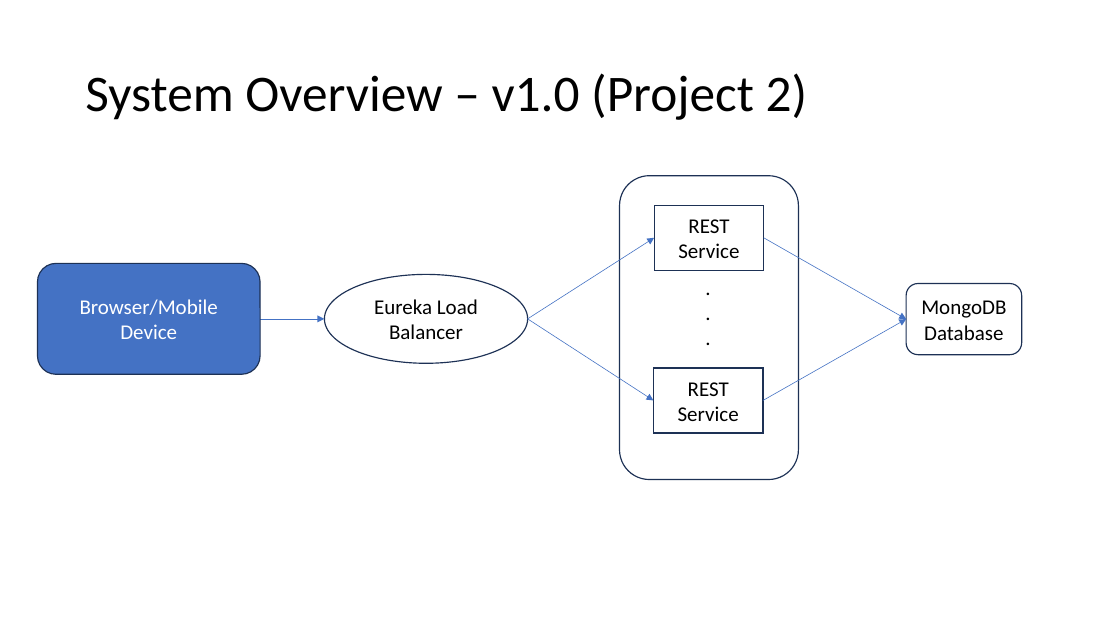
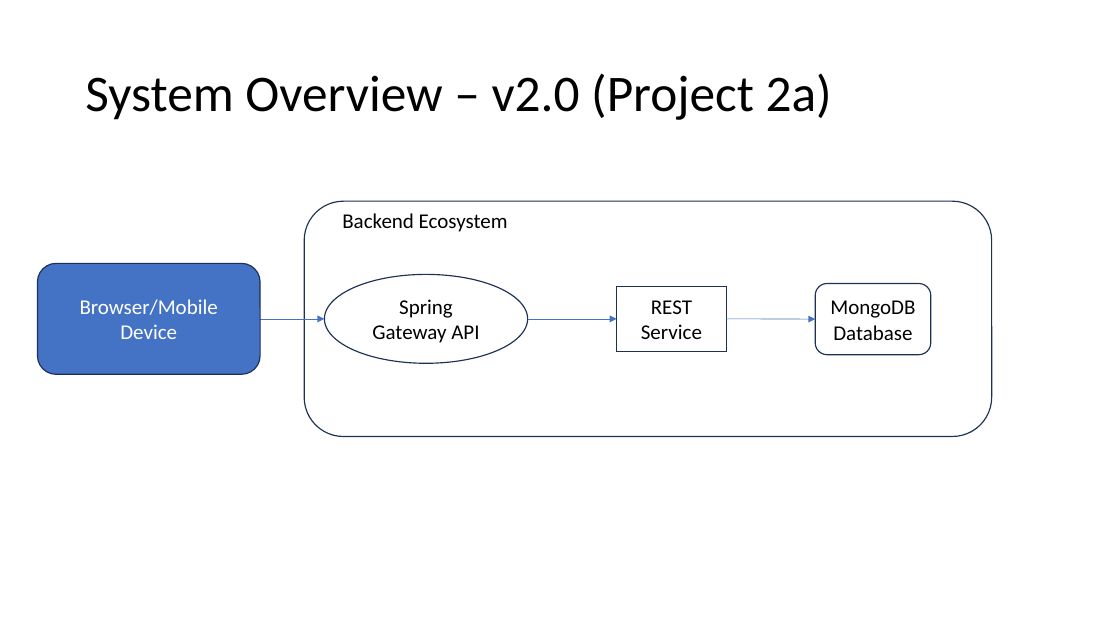
Before and after one commit to johnmramirez/Restaurant_Review_Backend_System, a slide deck: slide 3 of Restaurant_Review_System_Overview.pptx (slide 2 before the commit). Drawn at 1120x630 pixels with LibreOffice and Linux fonts; fonts in the diff are those of the drawing. Boxes give left, top, right and bottom in pixels: in the first picture for what was removed or moved away, otherwise in the second. Text is boxed around its words. In the diff, an @@ line names an element or a change of style, - is before the commit and + after.

Commit message:
Added project1a, project1b description to README. Updated system overview pptx

```diff
--- a/Restaurant_Review_System_Overview.pptx
+++ b/Restaurant_Review_System_Overview.pptx
@@ title at [85,73,832,120]: text changed @@
-System Overview – v1.0 (Project 2)
+System Overview – v2.0 (Project 2a)
@@ rounded rectangle: place and size @@
-rounded rectangle at [620,176,799,480]
+rounded rectangle at [304,202,991,437]
@@ text added at [342,213,508,232], 18 pt, text #000000 @@
+Backend Ecosystem
@@ text in ellipse at [372,299,479,343]: text changed @@
-Eureka Load Balancer
+Spring Gateway API
@@ rectangle "REST": place and size @@
-rectangle "REST" at [655,205,764,270]
+rectangle "REST" at [617,287,726,351]
@@ text removed at [697,271,720,355] @@
-.
-.
-.
@@ rounded rectangle "MongoDB": place and size @@
-rounded rectangle "MongoDB" at [907,284,1023,355]
+rounded rectangle "MongoDB" at [816,284,932,355]
@@ arrow moved from (528, 319) - (655, 238) to (528, 319) - (617, 319) @@
@@ arrow removed from (528, 319) to (654, 401) @@
@@ arrow moved from (764, 238) - (907, 319) to (727, 319) - (816, 319) @@
@@ arrow removed from (763, 401) to (907, 319) @@
@@ rectangle removed at [654,368,763,433] @@
-REST
-Service
```
Also in this commit, not shown: 1 other slide changed, 1 slide added, 1 other file.
